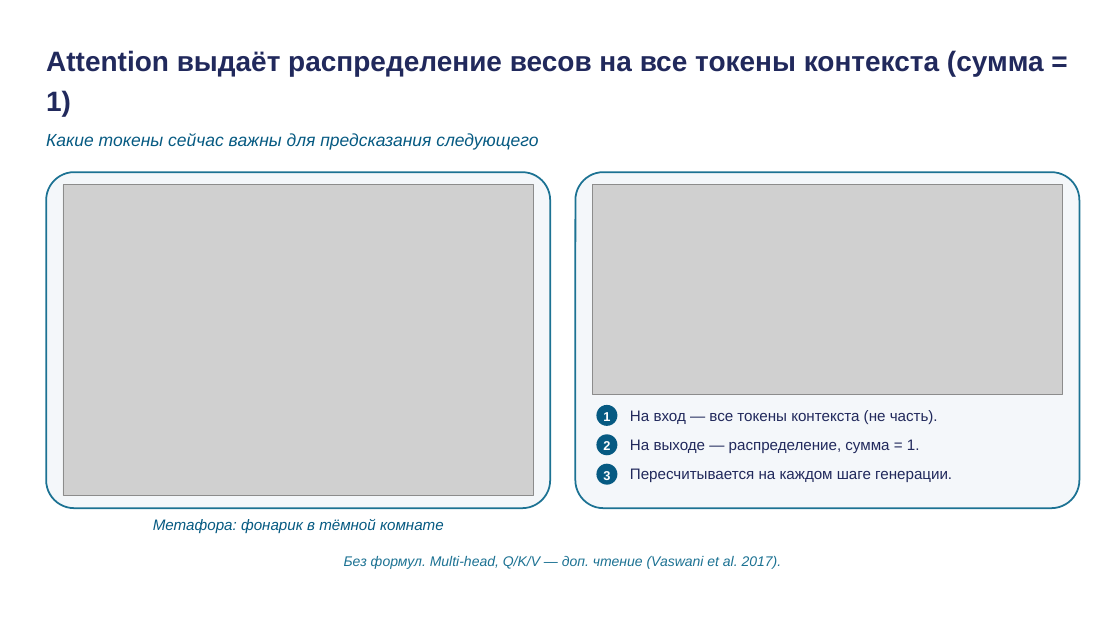
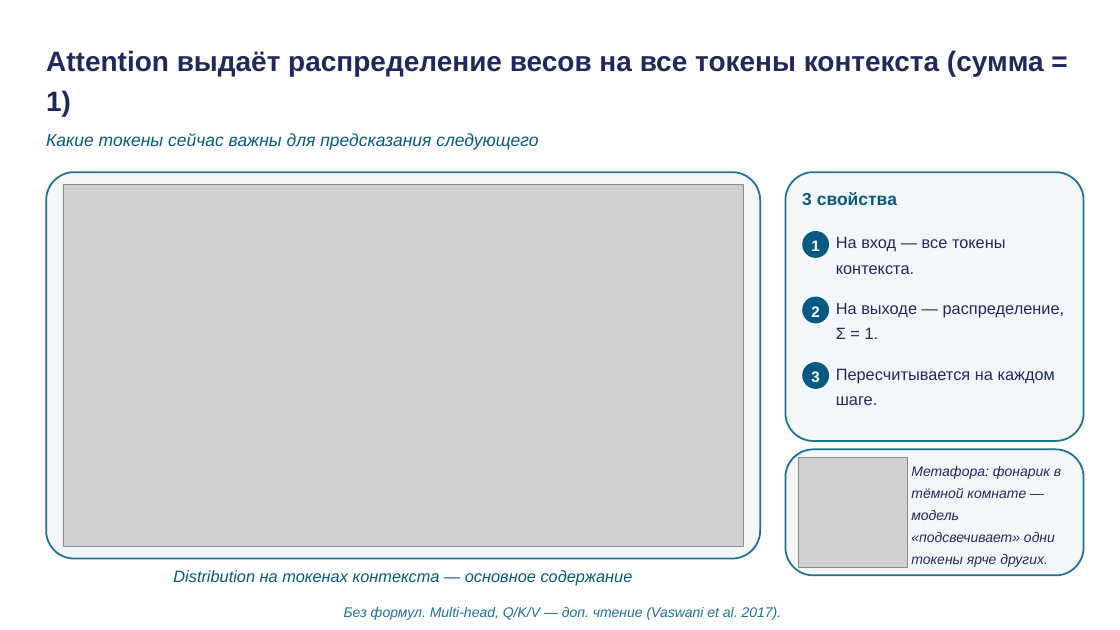
Before and after one commit to tellina-study/AI-usage-lessons, a slide deck: slide 14 of library/lectures/lec-02/rendered/lec-02.pptx. Drawn at 1120x630 pixels with LibreOffice and Linux fonts; fonts in the diff are those of the drawing; grey boxes stand for pictures. Boxes give left, top, right and bottom in pixels: in the first picture for what was removed or moved away, otherwise in the second. Text is boxed around its words. In the diff, an @@ line names an element or a change of style, - is before the commit and + after.

```diff
--- a/library/lectures/lec-02/rendered/lec-02.pptx
+++ b/library/lectures/lec-02/rendered/lec-02.pptx
@@ rounded rectangle: place and size @@
-rounded rectangle at (46,172,550,508)
+rounded rectangle at (46,172,760,559)
@@ rounded rectangle at (46,172,760,559): proportions changed @@
@@ rounded rectangle at (786,172,1084,441): proportions changed @@
@@ rounded rectangle: place and size @@
-rounded rectangle at (576,172,1080,508)
+rounded rectangle at (786,172,1084,441)
@@ picture: place and size @@
-picture at (63,185,534,496)
+picture at (63,185,744,546)
@@ picture removed at (592,185,1063,395) @@
@@ text added at (802,192,897,205), 15 pt, text #065A82, bold @@
+3 свойства
@@ text "1": place and size @@
-text "1" at (603,412,610,421)
+text "1" at (811,240,819,251)
@@ rounded rectangle: place and size @@
-rounded rectangle at (597,405,618,426)
+rounded rectangle at (802,231,829,258)
@@ text at (836,236,1006,274): text changed; size 13 to 14 pt @@
-На вход — все токены контекста (не часть).
+На вход — все токены контекста.
@@ text "2": place and size @@
-text "2" at (603,441,610,450)
+text "2" at (811,306,819,317)
@@ rounded rectangle: place and size @@
-rounded rectangle at (597,434,618,455)
+rounded rectangle at (802,297,829,323)
@@ vertical alignment middle to top in 3 elements at (836,368,1055,405), (836,236,1006,274), (836,302,1065,339) @@
@@ text at (836,302,1065,339): text changed; size 13 to 14 pt @@
-На выходе — распределение, сумма = 1.
+На выходе — распределение, Σ = 1.
@@ size 11 to 13 pt in 3 elements at (811,240,819,251), (811,306,819,317), (811,371,819,382) @@
@@ text "3": place and size @@
-text "3" at (603,471,610,480)
+text "3" at (811,371,819,382)
@@ rounded rectangle: place and size @@
-rounded rectangle at (597,464,618,485)
+rounded rectangle at (802,362,829,389)
@@ text at (836,368,1055,405): text changed; size 13 to 14 pt @@
-Пересчитывается на каждом шаге генерации.
+Пересчитывается на каждом шаге.
@@ rounded rectangle added at (786,450,1084,576), fill #F4F7FA, outline #1C7293 1.5 pt @@
@@ picture added at (798,458,907,567) @@
@@ text at (911,466,1061,567): text changed; size 13 to 12 pt; text colour #065A82 to #21295C @@
-Метафора: фонарик в тёмной комнате
+Метафора: фонарик в тёмной комнате — модель «подсвечивает» одни токены ярче других.
@@ text "Метафора: фонарик в тёмной комнате ..." at (911,466,1061,567): vertical alignment top to middle @@
@@ text added at (173,570,633,585), 14 pt, text #065A82, italic @@
+Distribution на токенах контекста — основное содержание
@@ text "Без формул. Multi-head, Q/K/V — ...": place and size @@
-text "Без формул. Multi-head, Q/K/V — ..." at (344,556,782,569)
+text "Без формул. Multi-head, Q/K/V — ..." at (344,607,782,620)
```
Also in this commit, not shown: 16 other slides changed, 9 other files.
